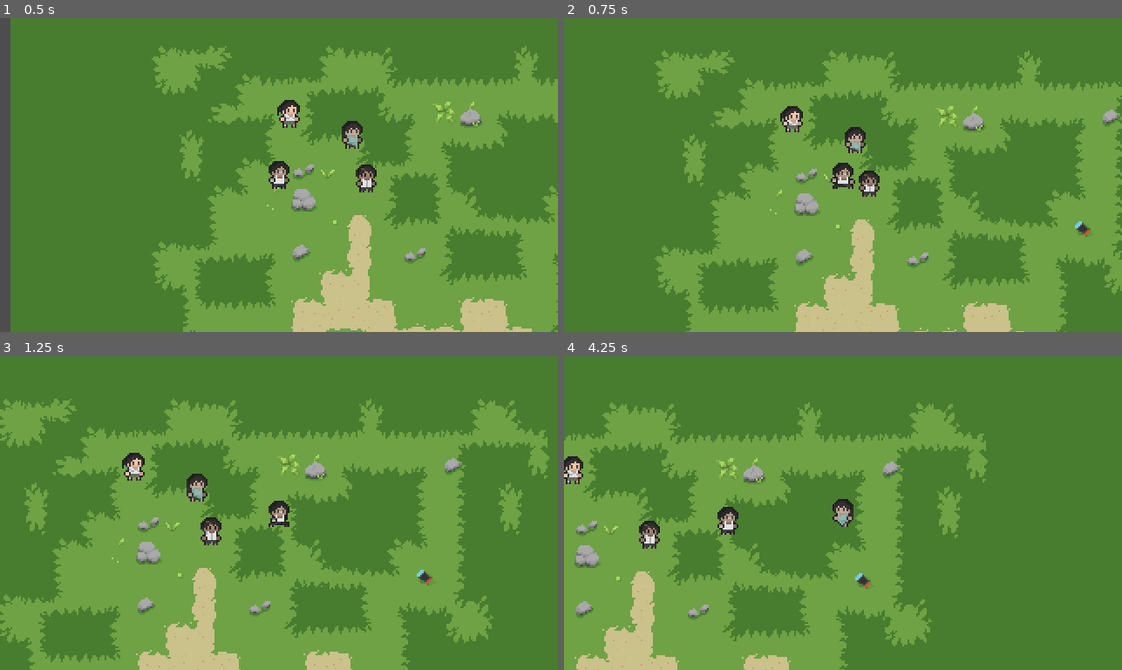
Above: before the commit, frames 1-4 (two rows, left to right).
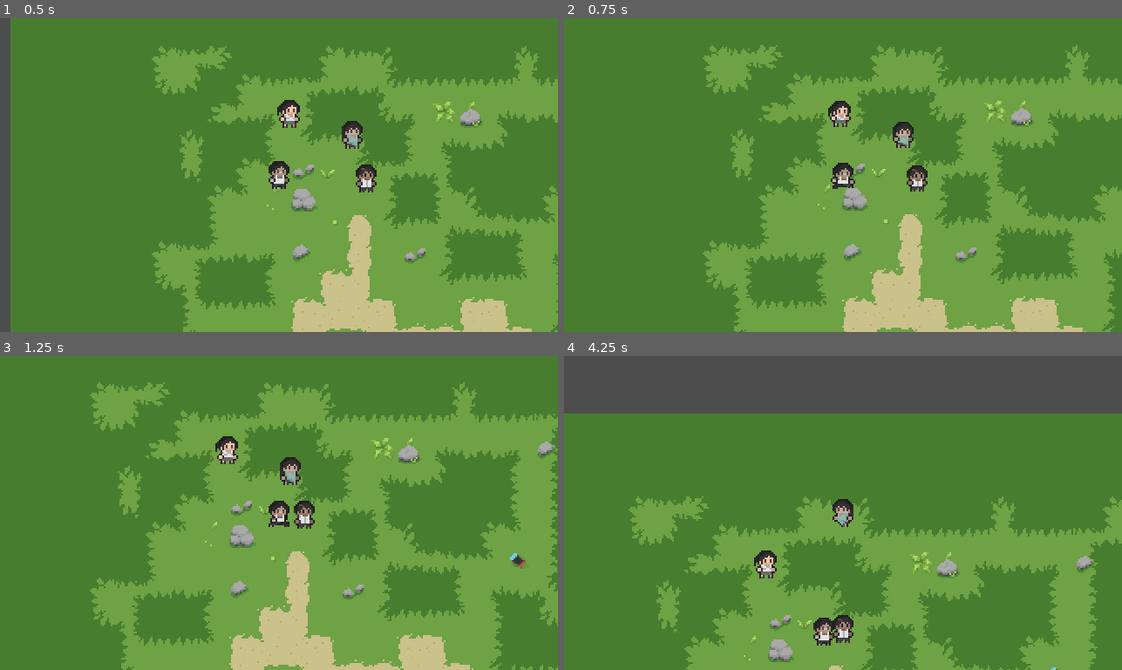
Above: after the commit, the same moments.

Repository: furansisu/tubigtubig
Game: Godot game, scene res://Scenes/World.tscn
Same seed, same stepped clock (60 frames per second), same inputs: the game is played once before the commit and once after it.
Inputs (mouse positions are in pixels of both pictures, inside the frame that each line leads up to):
- Up to frame 1 (0.5 s): no input
- Up to frame 2 (0.75 s): tap Enter at 0.5 s; move the mouse to (965, 159) at 0.52 s; press the mouse at (965, 159) at 0.53 s; hold D (right) from 0.53 s (still down)
- Up to frame 3 (1.25 s): keep holding D (right)
- Up to frame 4 (4.25 s): move the mouse to (731, 528) at 1.27 s; release D (right) at 1.28 s; release the mouse at (731, 528) at 1.28 s; hold S (down) 1.28-2.03 s; tap Space (changechar) at 1.35 s; click (731, 528) at 1.55 s; move the mouse to (898, 443) at 2.02 s; press the mouse at (898, 443) at 2.03 s; hold D (right) 2.03-2.78 s; move the mouse to (815, 575) at 2.77 s; release the mouse at (815, 575) at 2.78 s; hold W (up) 2.78-3.53 s; tap Shift (run) at 2.85 s; click (815, 575) at 3.05 s; move the mouse to (1010, 560) at 3.52 s; press the mouse at (1010, 560) at 3.53 s; hold A (left) from 3.53 s (still down)

Frame 1 is identical in both runs. In frame 2, 36% of the frame differs, in the area x 16-100%, y 8-100%; in frame 3, 46%; in frame 4, 61%, in the area x 0-100%, y 0-100%.

Commit message:
Added click to move

Diff:
--- a/Scripts/Player.gd
+++ b/Scripts/Player.gd
@@ -9,13 +9,26 @@
 @export var selected = false
 var friction = (acc/maxspeed)
 
-@export var target = Vector2.ZERO
+var direction = Vector2.ZERO
+@export var target_position = position
+@export var target_position_reached = true
 
-# Called every frame. 'delta' is the elapsed time since the previous frame.
-#func _process(delta):
-#	pass
+func MoveTo(Position: Vector2):
+	if position.distance_to(Position) < 1 or direction.length() > .1:
+		return true
+	else:
+		direction = position.direction_to(Position)
+		return false
+
+func _input(event):
+	if event.is_action_pressed("click"):
+		target_position = get_global_mouse_position()
+		target_position_reached = false
+
 func _physics_process(delta):
-	var direction = Input.get_vector("left", "right", "up", "down")
+	direction = Input.get_vector("left", "right", "up", "down")
+	if not target_position_reached:
+		target_position_reached = MoveTo(target_position)
 
 	# animation handling
 	if (direction != Vector2.ZERO or velocity > Vector2.ZERO) and selected == true:
@@ -43,16 +56,3 @@
 
 	if selected == true:
 		move_and_slide()
-
-	# POSITION MOVEMENT TEST
-	if target != Vector2.ZERO and selected == true:
-		velocity = position.direction_to(target) * maxspeed
-
-		if position.distance_to(target) > 10:
-			move_and_slide()
-		else:
-			target = Vector2.ZERO
-
-func _input(event):
-	if event.is_action_pressed("click"):
-		target = get_global_mouse_position()
--- a/project.godot
+++ b/project.godot
@@ -12,7 +12,7 @@
 
 config/name="PixelTero"
 run/main_scene="res://Scenes/World.tscn"
-config/features=PackedStringArray("4.0", "Forward Plus")
+config/features=PackedStringArray("4.1", "Forward Plus")
 config/icon="res://icon.svg"
 
 [display]
@@ -120,7 +120,7 @@
 }
 click={
 "deadzone": 0.5,
-"events": [Object(InputEventMouseButton,"resource_local_to_s …(205 unchanged characters)… r2(0, 0),"factor":1.0,"button_index":1,"pressed":false,"double_click":false,"script":null)
+"events": [Object(InputEventMouseButton,"resource_local_to_s …(205 unchanged characters)… r2(0, 0),"factor":1.0,"button_index":1,"canceled":false,"pressed":false,"double_click":false,"script":null)
 ]
 }
 
